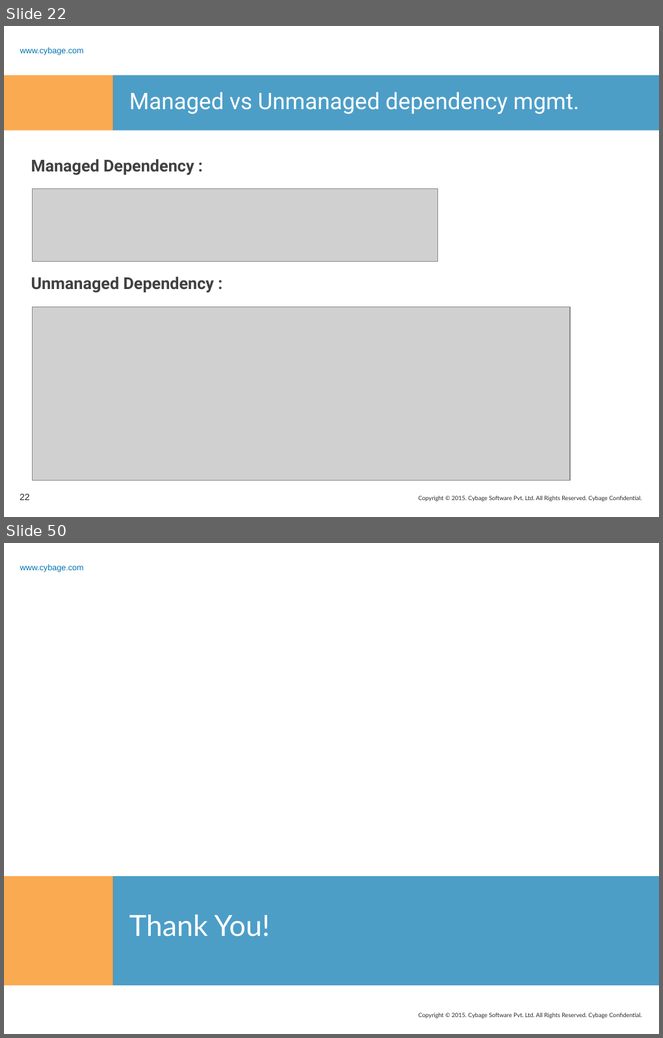
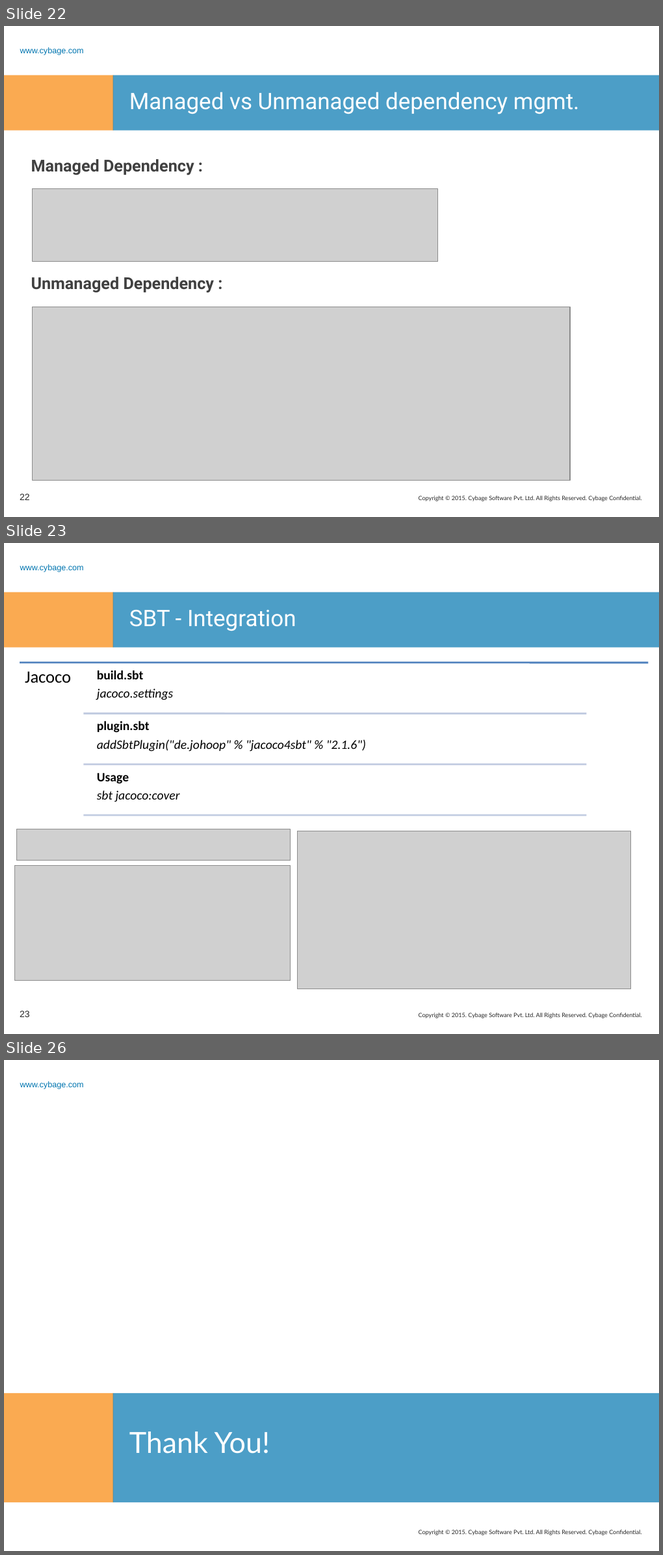
Before and after one commit to rashmitk/Documentation, a slide deck: SBT/SBT.pptx. Shown one above the other, each under a label of ours: slides 22 and 50 before the commit, slides 22, 23 and 26 after it; the slides between them are not shown. The pictures are 663x1038 and 663x1555 pixels, drawn with LibreOffice and Linux fonts; fonts in the diff are those of the drawing; grey boxes stand for pictures; background and template pictures are left out. Boxes give left, top, right and bottom in pixels: in the first picture for what was removed or moved away, otherwise in the second. Text is boxed around its words. In the diff, an @@ line names an element or a change of style, - is before the commit and + after.

```diff
--- a/SBT/SBT.pptx
+++ b/SBT/SBT.pptx
@@ slide 23 added at [4, 543, 659, 1034], background #FFFFFF; not listed: 4 template elements that a slide beside it also shows @@
@@ title added at [129, 610, 296, 631], 25 pt, text #FFFFFF @@
+SBT - Integration
@@ text added at [76, 721, 164, 733], 20 pt, text #FFFFFF @@
+Place image here
@@ group added at [20, 663, 649, 815]: 4 lines, 4 texts @@
+Jacoco
+build.sbt
+jacoco.settings
+plugin.sbt
+addSbtPlugin("de.johoop" % "jacoco4sbt" % "2.1.6")
+Usage
+sbt jacoco:cover
@@ picture added at [16, 829, 290, 860] @@
@@ picture added at [298, 832, 631, 989] @@
@@ picture added at [14, 866, 290, 981] @@
@@ page number added at [20, 1011, 30, 1017], 10 pt, text #262626 @@
+23
@@ what was slide 50 is now slide 26 @@
```
Also in this commit, not shown: 2 slides changed, 2 other slides added, 1 slide removed.
